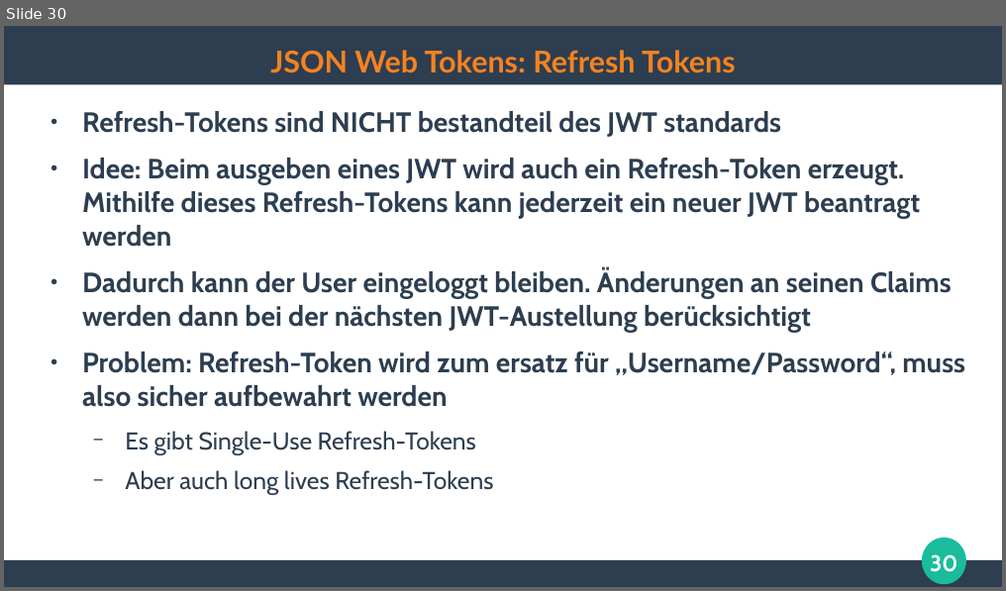
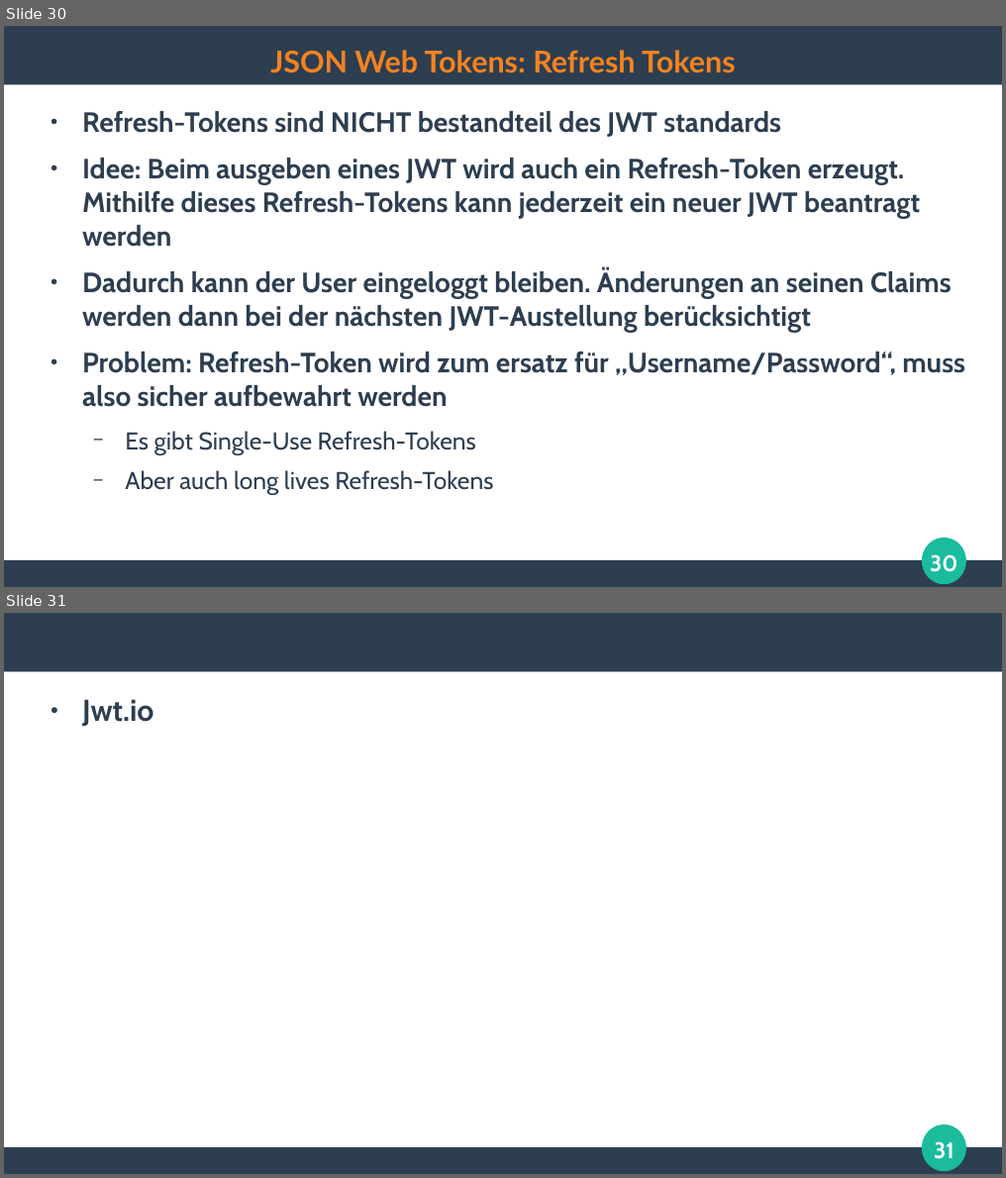
Before and after one commit to ghandmann/HS-AlbSig-WebAnwendungen2, a slide deck: Kapitel/07_Authentication.odp. Shown one above the other, each under a label of ours: slide 30 before the commit, slides 30 and 31 after it. The pictures are 1006x591 and 1006x1178 pixels, drawn with LibreOffice and Linux fonts; fonts in the diff are those of the drawing. Boxes give left, top, right and bottom in pixels: in the first picture for what was removed or moved away, otherwise in the second. Text is boxed around its words. In the diff, an @@ line names an element or a change of style, - is before the commit and + after.

```diff
--- a/Kapitel/07_Authentication.odp
+++ b/Kapitel/07_Authentication.odp
@@ slide 31 added at (4,613,1002,1174), background #FFFFFF; not listed: 3 template elements that a slide beside it also shows @@
@@ text added at (82,699,153,727), 24 pt, text #2C3E50, bold @@
+● Jwt.io
@@ page number added at (934,1142,954,1159), 18 pt, text #FFFFFF, bold @@
+31
```
Also in this commit, not shown: 2 slides changed.
